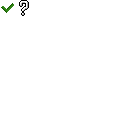
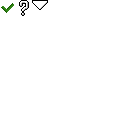
Layers edited between the first and the second 128px x 128px image:
painted on "Symbols" over [32,0,48,10]
